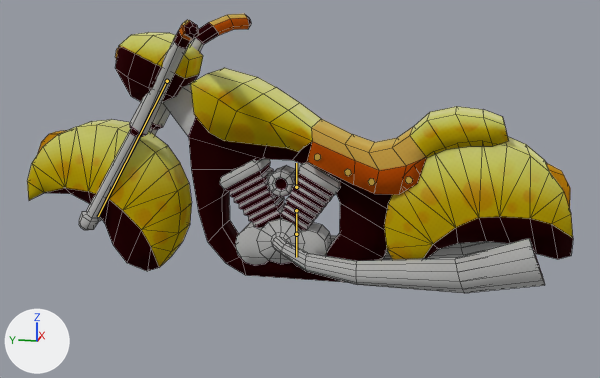
An edit to the FBX model Kart Proj/Assets/Characters/John Rato/Vehicle/RatoBike.fbx, drawn before and after from the same camera.
Rendered twice from a 50 mm lens placed at (-2.76, -0.56, 1.42), pointed at (0.16, 0.02, 0.69). Lighting does not change. The marker at lower left points along +X, +Y and +Z. The bones that bend it are drawn over the model as lines. Mesh edges are drawn as thin lines.

Names of what the first picture shows: 'Bike'.
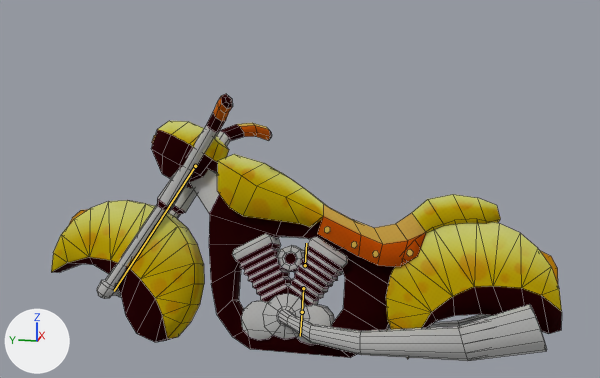
The newer file adds an action. The first version stands in its rest pose; the second is drawn at frame 3 of the action 'Obj_RatoBike|Obj_RatoBike|Obj_RatoBike|Obj_RatoBike|Obj_RatoBike|BikeRight'.

Where the change shows, as pixel boxes [x1, y1, x2, y2] in the pictures (600 x 378 px):
'Bike', posed (6% narrower): before [27, 14, 573, 293]; after [51, 94, 562, 361]
bone 'Front', root to tip: before (167, 81) to (98, 216); after (195, 166) to (114, 291)
bone 'Engine', root to tip: before (296, 210) to (296, 234); after (303, 288) to (302, 312)

What the commit changed:
Bone 'Front' (bone_front) moves from (0.0, 0.0, 0.0) to (-1.38, 1.57, 0.897).
Bone 'Front' (bone_front) turns from (0, 0, 0) to (-2, 10, -18) degrees about its own x, y and z.
Bone 'Engine' (bone_engine) is rescaled from (1.0, 1.0, 1.0) to (1.03, 1.03, 1.03).
